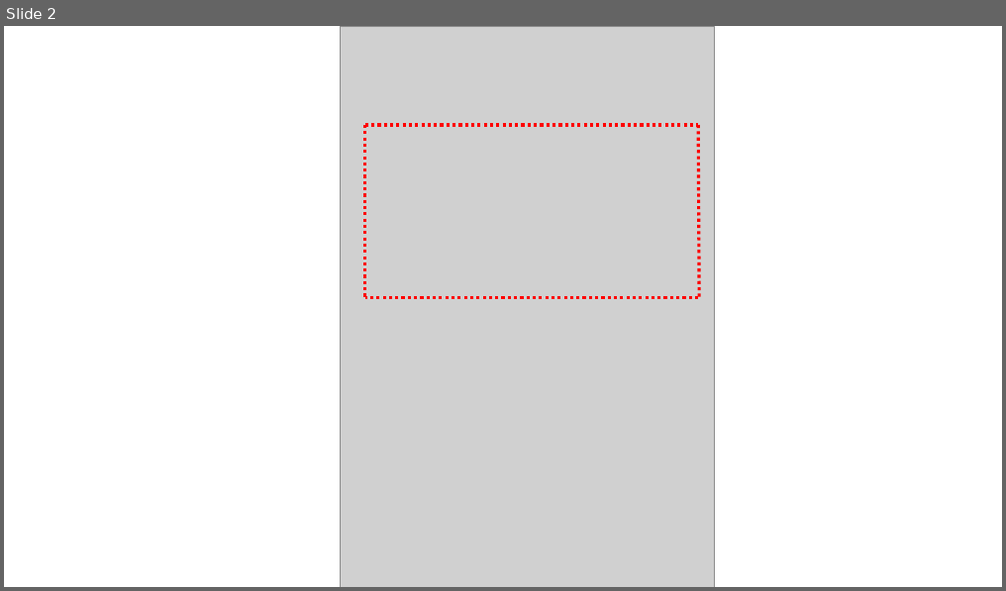
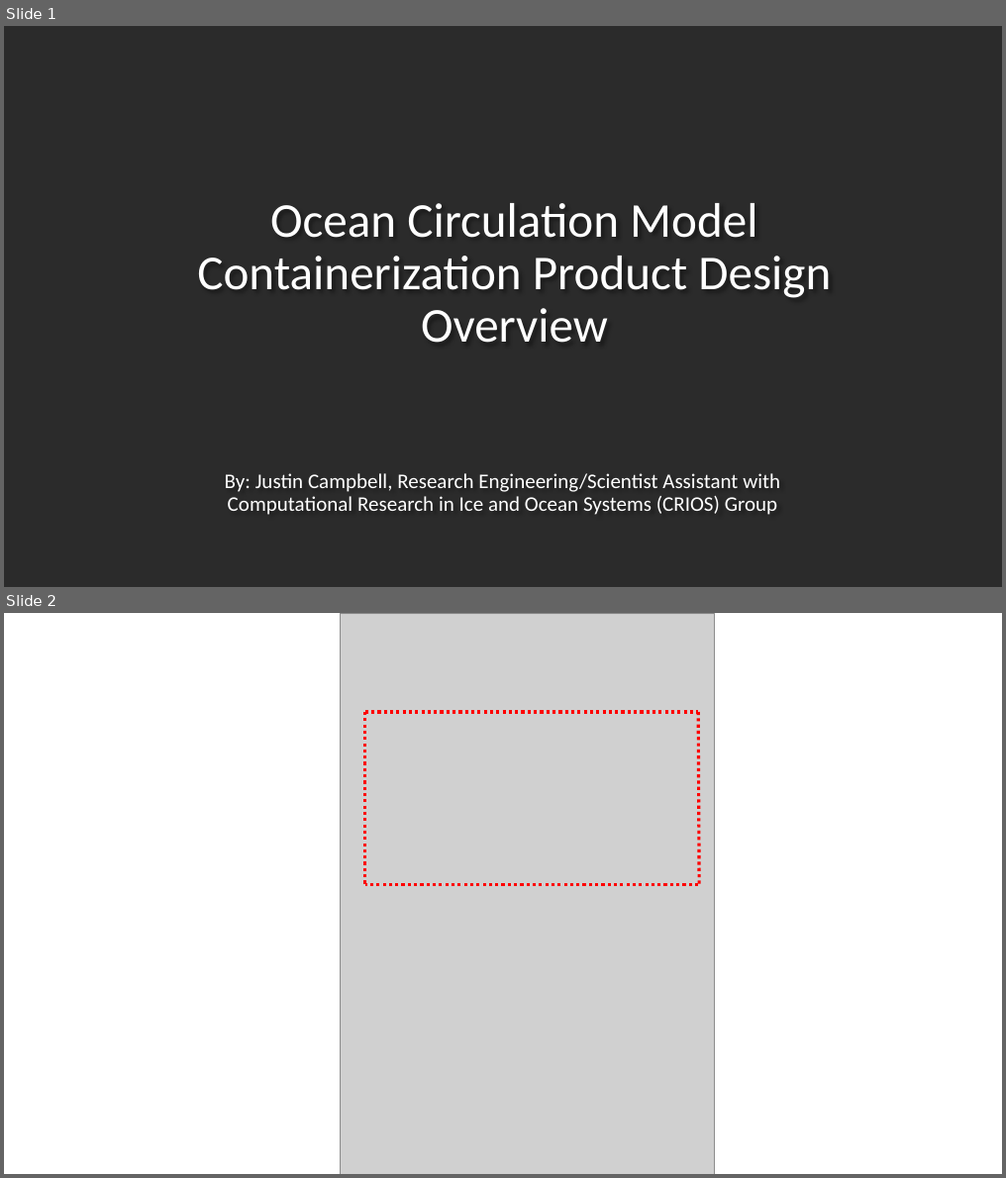
Before and after one commit to JCam98/MITgcm-solver, a slide deck: deliverables/product_design_overview.pptx. Shown one above the other, each under a label of ours: slide 2 before the commit, slides 1 and 2 after it. The pictures are 1006x591 and 1006x1178 pixels, drawn with LibreOffice and Linux fonts; fonts in the diff are those of the drawing; grey boxes stand for pictures; background and template pictures are left out; a plain dark background stands for a picture behind light text. Boxes give left, top, right and bottom in pixels: in the first picture for what was removed or moved away, otherwise in the second. Text is boxed around its words. In the diff, an @@ line names an element or a change of style, - is before the commit and + after.

Commit message:
updated product_design_overview project_requirements feasibility_analysis and GUI_Design_SM_0.1

```diff
--- a/deliverables/product_design_overview.pptx
+++ b/deliverables/product_design_overview.pptx
@@ slide 1 added at bbox=[4, 26, 1002, 587], background picture (left out) @@
@@ title added at bbox=[197, 203, 831, 343], 46.8 pt, text #FFFFFF @@
+Ocean Circulation Model Containerization Product Design Overview
@@ subtitle added at bbox=[225, 473, 780, 515], 20 pt, text #FFFFFF @@
+By: Justin Campbell, Research Engineering/Scientist Assistant with Computational Research in Ice and Ocean Systems (CRIOS) Group
```
Also in this commit, not shown: 3 slides changed, 3 other slides added, 6 slides removed, 32 other files.
